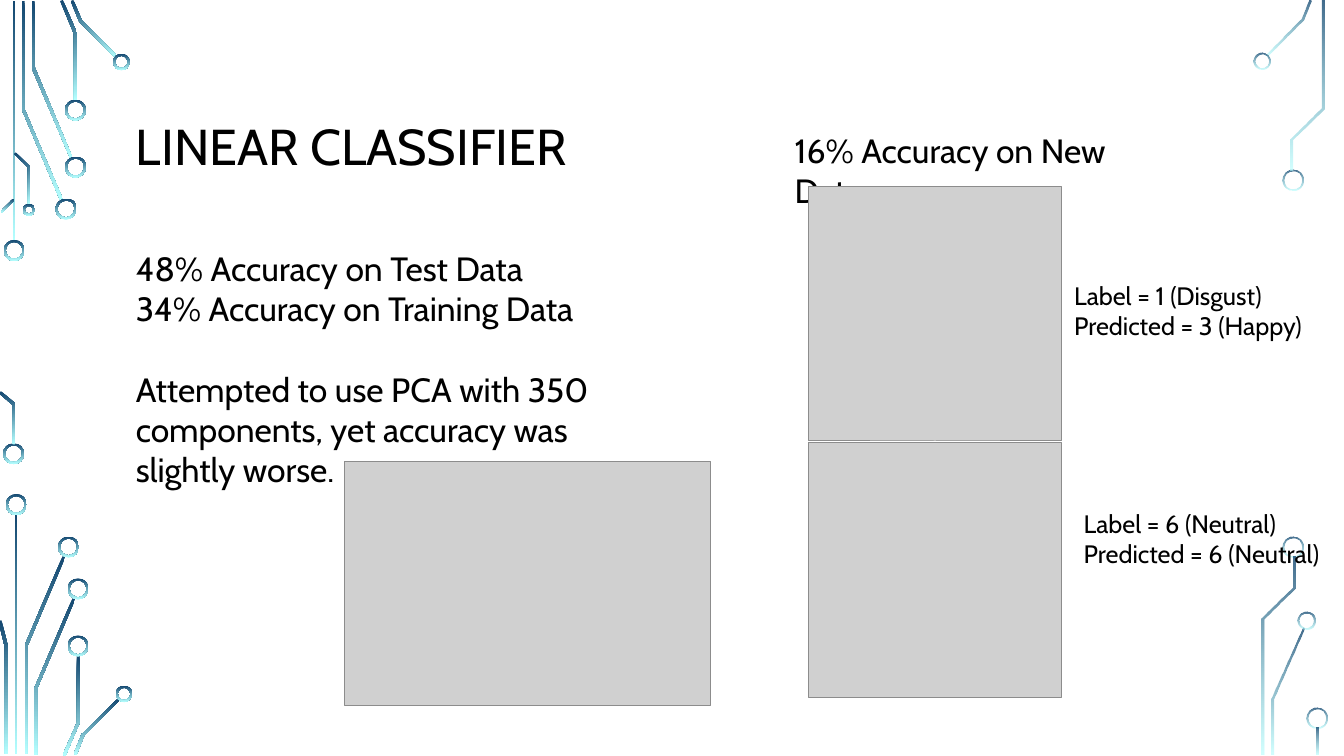
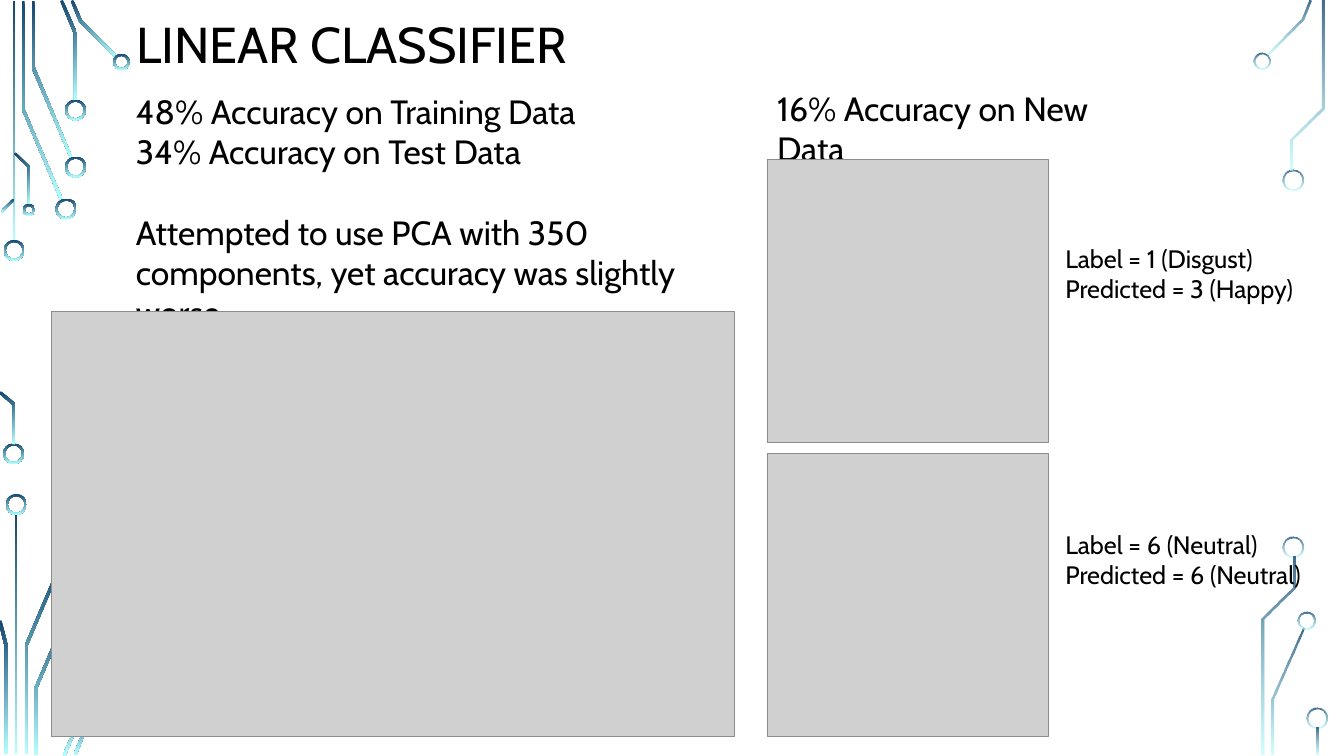
Before and after one commit to MR-KHILADI/Facial-Expression-Recognition, a slide deck: slide 8 of Final Project Draft.pptx (slide 7 before the commit). Drawn at 1344x756 pixels with LibreOffice and Linux fonts; fonts in the diff are those of the drawing; grey boxes stand for pictures; background and template pictures are left out. Boxes give left, top, right and bottom in pixels: in the first picture for what was removed or moved away, otherwise in the second. Text is boxed around its words. In the diff, an @@ line names an element or a change of style, - is before the commit and + after.

```diff
--- a/Final Project Draft.pptx
+++ b/Final Project Draft.pptx
@@ title "LINEAR CLASSIFIER": place and size @@
-title "LINEAR CLASSIFIER" at <box>136,129,567,166</box>
+title "LINEAR CLASSIFIER" at <box>136,27,567,64</box>
@@ text "48% Accuracy on Training Data": place and size @@
-text "48% Accuracy on Training Data" at <box>136,257,589,490</box>
+text "48% Accuracy on Training Data" at <box>136,100,675,312</box>
@@ text "16% Accuracy on New Data" rewrapped from <box>795,139,1106,211</box> to <box>777,97,1088,160</box> @@
@@ text at <box>136,100,575,172</box>: text changed @@
-48% Accuracy on Test Data
-34% Accuracy on Training Data
+48% Accuracy on Training Data
+34% Accuracy on Test Data
@@ picture: place and size @@
-picture at <box>809,187,1062,441</box>
+picture at <box>767,159,1049,443</box>
@@ text "Label = 1 (Disgust)": place and size @@
-text "Label = 1 (Disgust)" at <box>1074,286,1301,341</box>
+text "Label = 1 (Disgust)" at <box>1065,249,1293,304</box>
@@ picture: place and size @@
-picture at <box>344,462,711,706</box>
+picture at <box>51,312,735,736</box>
@@ picture: place and size @@
-picture at <box>809,443,1062,697</box>
+picture at <box>767,454,1049,737</box>
@@ text "Label = 6 (Neutral)": place and size @@
-text "Label = 6 (Neutral)" at <box>1084,514,1319,569</box>
+text "Label = 6 (Neutral)" at <box>1065,535,1301,590</box>
@@ group removed at <box>58,536,133,702</box>: 4 freeform shapes @@
```
Also in this commit, not shown: 9 other slides changed, 3 slides added, 1 slide removed.
